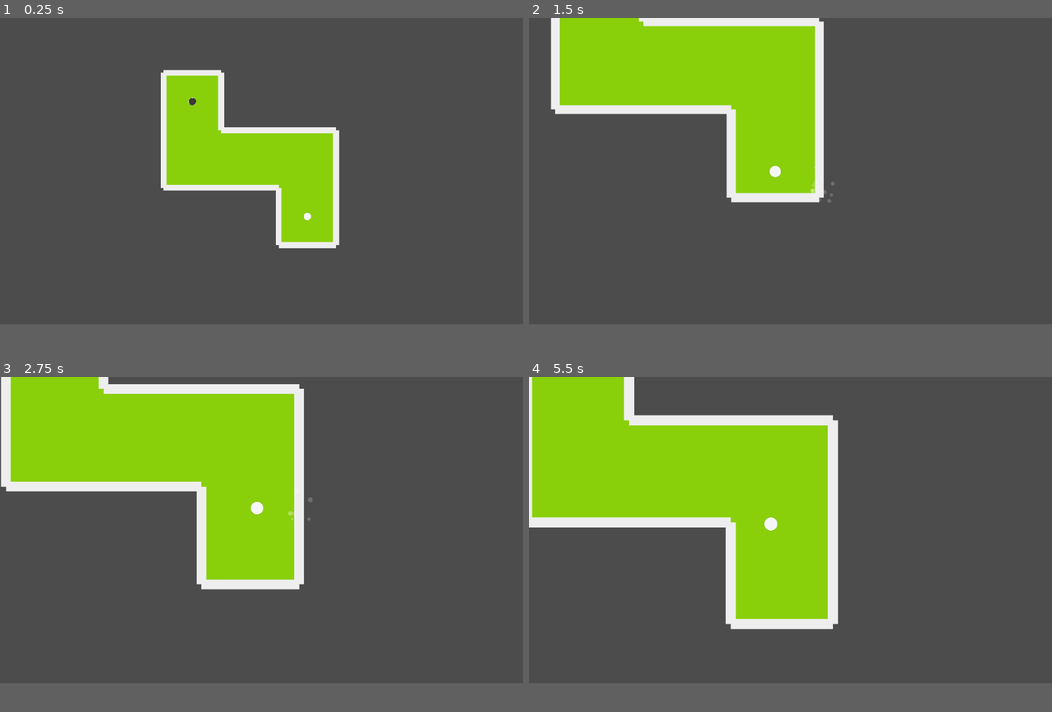
Above: before the commit, frames 1-4 (two rows, left to right).
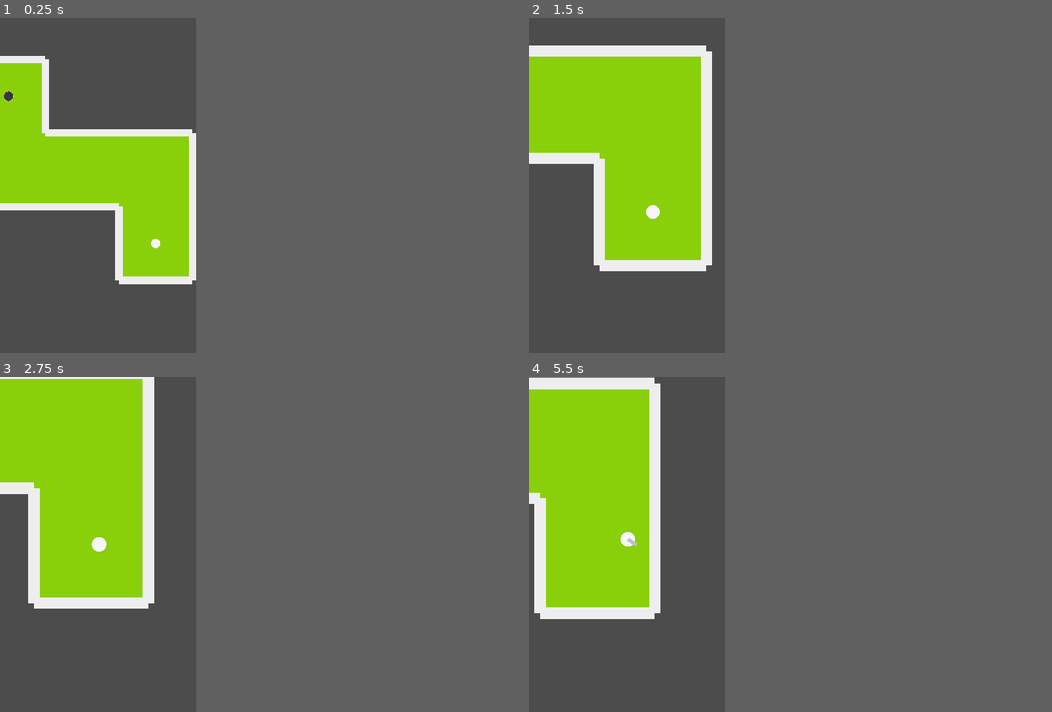
Above: after the commit, the same moments.

Repository: hpn33/p006-wgj116-crazy_golf
Game: Godot game, scene res://scene/level/L1.tscn
The game is run twice, just before and just after one commit, with the same random seed, the same clock (stepped at 60 frames per second) and the same inputs. Sound files missing from this copy of the repository are replaced by a short silence.
Inputs (mouse positions are in pixels of both pictures, inside the frame that each line leads up to):
- Up to frame 1 (0.25 s): no input
- Up to frame 2 (1.5 s): drag from (832, 212) to (701, 85) at 0.52 s; drag from (685, 185) to (811, 192) at 1.27 s
- Up to frame 3 (2.75 s): move the mouse to (313, 464) at 2.02 s; hold Right (ui_right) from 2.03 s (still down); hold E (zoom_out) from 2.03 s (still down); click (313, 464) at 2.17 s
- Up to frame 4 (5.5 s): release Right (ui_right) at 2.75 s; release E (zoom_out) at 2.75 s; drag from (764, 591) to (785, 507) at 2.77 s; move the mouse to (947, 574) at 3.52 s; hold Left (ui_left) 3.53-4.25 s; hold Q (zoom_in) 3.53-4.25 s; click (947, 574) at 3.67 s; drag from (633, 484) to (712, 454) at 4.27 s; move the mouse to (816, 531) at 5.02 s; press the mouse at (816, 531) at 5.03 s; hold Down (ui_down) from 5.03 s (still down)
The window is 800x468 before the commit and 300x512 after it. Grey fills any space a smaller window leaves; there, only what the larger window draws over its background counts as a difference.

The runs differ from the first frame. In frame 1, 23% of the frame differs, in the area x 0-65%, y 11-80%; in frame 2, 29%, in the area x 0-59%, y 0-76%; in frame 3, 26%; in frame 4, 28%.

Commit message:
some change ( may not work )

Diff:
--- a/autoload/level.gd
+++ b/autoload/level.gd
@@ -7,8 +7,8 @@
 	"res://scene/level/L3.tscn"
 ]
 
-var current_scene = ''
-var current_level = 1
+#var current_scene = ''
+#var current_level = 1
 
 #func load_scene(current_scene):
 #
--- a/obj/ball/Area2D.gd
+++ b/obj/ball/Area2D.gd
@@ -6,3 +6,19 @@
 
 func _on_Area2D_mouse_exited() -> void:
 	owner.force.touchable = false
+
+
+func _on_toucher_input_event(viewport: Node, event: InputEvent, shape_idx: int) -> void:
+
+#	if event is InputEventScreenTouch:
+#		if event.pressed:
+#			owner.text(event.position)
+#			owner.force.touchable = true
+#
+#	elif event is InputEventScreenDrag:
+#		owner.text(event.position)
+#		owner.force.touchable = true
+#	else:
+#		owner.force.touchable = false
+
+	pass
--- a/obj/ball/Ball.gd
+++ b/obj/ball/Ball.gd
@@ -19,3 +19,6 @@
 
 func be_slow():
 	linear_velocity *= 0.01
+
+func text(tx):
+	$Label.text = str(tx)
--- a/obj/ball/Ball.tscn
+++ b/obj/ball/Ball.tscn
@@ -96,8 +96,7 @@
 "times": PoolRealArray( 0 )
 }
 
-[sub_resource type="Animation" id=4]
-resource_name = "low"
+[sub_resource type="Animation" id=9]
 length = 0.001
 tracks/0/type = "audio"
 tracks/0/path = NodePath("Audio")
@@ -114,8 +113,7 @@
 "times": PoolRealArray( 0 )
 }
 
-[sub_resource type="Animation" id=5]
-resource_name = "mid"
+[sub_resource type="Animation" id=10]
 length = 0.001
 tracks/0/type = "audio"
 tracks/0/path = NodePath("Audio")
@@ -163,15 +161,14 @@
 
 [node name="CollisionShape2D" type="CollisionShape2D" parent="wallDetector"]
 visible = false
-shape = SubResource( 10 )
+shape = SubResource( 3 )
 
 [node name="toucher" type="Area2D" parent="."]
-editor/display_folded = true
 script = ExtResource( 4 )
 
 [node name="CollisionShape2D" type="CollisionShape2D" parent="toucher"]
 visible = false
-shape = SubResource( 3 )
+shape = SubResource( 4 )
 
 [node name="Force" type="Node2D" parent="."]
 script = ExtResource( 5 )
@@ -184,13 +181,20 @@
 volume_db = -11.277
 
 [node name="AnimationPlayer" type="AnimationPlayer" parent="sound"]
-anims/drop = SubResource( 9 )
+anims/drop = SubResource( 5 )
 anims/hig = SubResource( 6 )
 anims/hit = SubResource( 7 )
 anims/hit2 = SubResource( 8 )
-anims/low = SubResource( 4 )
-anims/mid = SubResource( 5 )
+anims/low = SubResource( 9 )
+anims/mid = SubResource( 10 )
+
+[node name="Label" type="Label" parent="."]
+margin_left = 0.237827
+margin_top = -22.3557
+margin_right = 40.2378
+margin_bottom = -8.35567
 
 [connection signal="body_entered" from="wallDetector" to="wallDetector" method="_on_wallDetector_body_entered"]
+[connection signal="input_event" from="toucher" to="toucher" method="_on_toucher_input_event"]
 [connection signal="mouse_entered" from="toucher" to="toucher" method="_on_Area2D_mouse_entered"]
 [connection signal="mouse_exited" from="toucher" to="toucher" method="_on_Area2D_mouse_exited"]
--- a/obj/ball/Force.gd
+++ b/obj/ball/Force.gd
@@ -21,7 +21,7 @@
 
 func _process(delta: float) -> void:
 
-	get_mouse_position()
+	get_need_position()
 
 	if Input.is_action_pressed('cl') and (touchable or touched):
 
@@ -65,7 +65,14 @@
 	update()
 
 
-func get_mouse_position():
+func _input(event: InputEvent) -> void:
+	if event is InputEventScreenTouch:
+#		owner.text(event.position)
+#		print('yes')
+		pass
+	pass
+
+func get_need_position():
 
 	gmp = get_global_mouse_position()
 
--- a/project.godot
+++ b/project.godot
@@ -28,6 +28,14 @@
 
 main="*res://autoload/main.gd"
 level="*res://autoload/level.gd"
+
+[display]
+
+window/size/width=300
+window/size/height=512
+window/handheld/orientation="portrait"
+window/stretch/mode="2d"
+window/stretch/aspect="keep"
 
 [input]
 
@@ -85,6 +93,10 @@
  ]
 }
 
+[input_devices]
+
+pointing/emulate_touch_from_mouse=true
+
 [rendering]
 
 quality/driver/driver_name="GLES2"
--- a/scene/level/L1.tscn
+++ b/scene/level/L1.tscn
@@ -8,6 +8,7 @@
 [ext_resource path="res://obj/hole/Hole.tscn" type="PackedScene" id=6]
 [ext_resource path="res://obj/ball/Ball.tscn" type="PackedScene" id=7]
 [ext_resource path="res://obj/special_camera/SCam.tscn" type="PackedScene" id=8]
+[ext_resource path="res://scene/level/T.gd" type="Script" id=9]
 
 [node name="L1" type="Node2D"]
 
@@ -37,4 +38,7 @@
 
 [node name="SCam" parent="." instance=ExtResource( 8 )]
 
+[node name="T" type="Node2D" parent="."]
+script = ExtResource( 9 )
+
 [connection signal="body_entered" from="Hole" to="Hole" method="_on_Hole_body_entered"]
--- /dev/null
+++ b/scene/level/T.gd
@@ -0,0 +1,17 @@
+extends Node2D
+
+
+func _unhandled_input(event: InputEvent) -> void:
+
+
+	if event is InputEventScreenTouch:
+		if event.pressed:
+			pass
+
+		print(event.index, '\t', event.position)
+
+		pass
+	elif event is InputEventScreenDrag:
+		print(event.index, '\t', event.position)
+
+	pass
Not shown, changed: export_presets.cfg
Not shown: 1 places in obj/ball/Ball.tscn that only renumber resources
Not shown: 2 places in obj/hole/Hole.tscn that only renumber resources
Not shown: 1 places in scene/level/L1.tscn that only renumber resources
